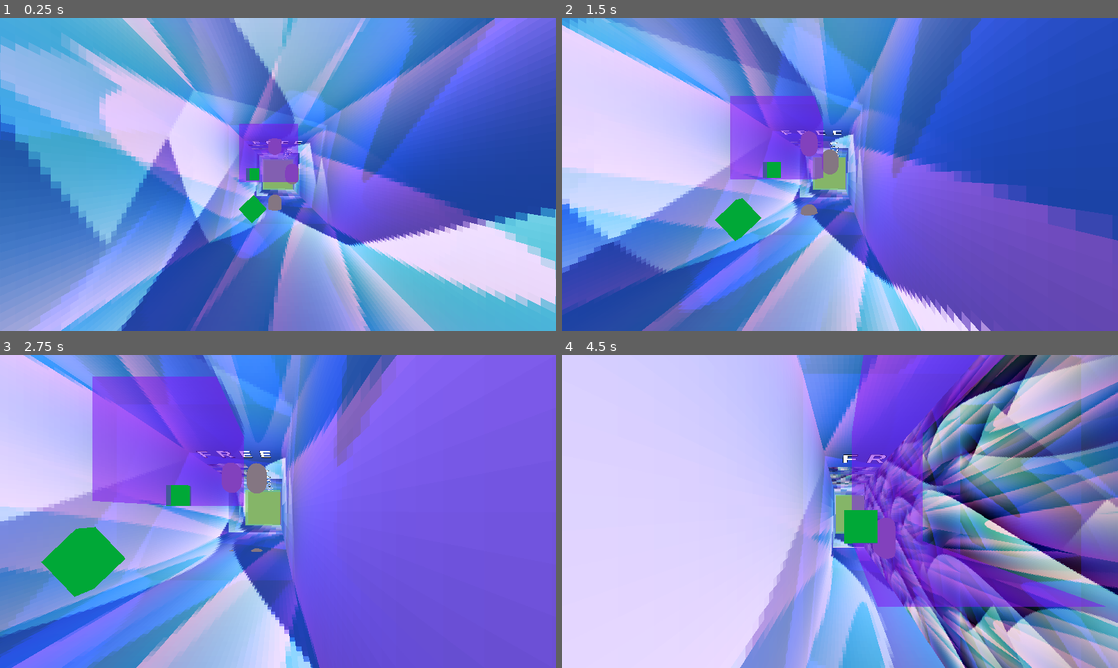
Above: before the commit, frames 1-4 (two rows, left to right).
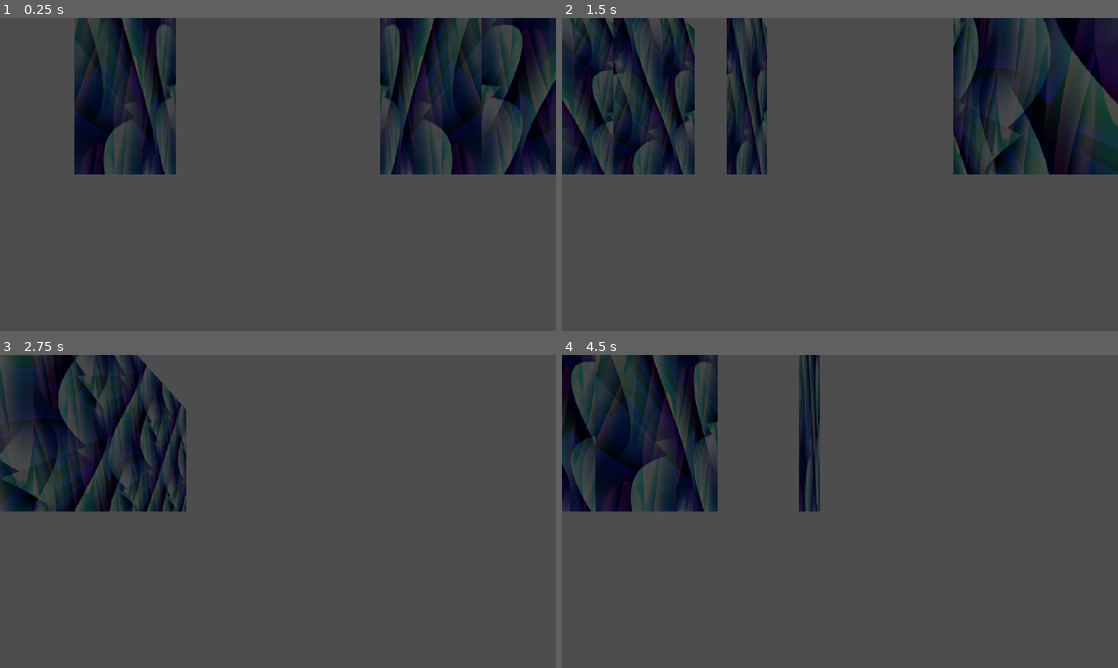
Above: after the commit, the same moments.

Repository: ktosox/GWJ77-Metamorphosis
Game: Godot game, scene res://experimental/tunnel_falling.tscn
The game is run twice, just before and just after one commit, with the same random seed, the same clock (stepped at 60 frames per second) and the same inputs. This scene is started directly instead of the project's main scene.
Inputs (mouse positions are in pixels of both pictures, inside the frame that each line leads up to):
- Up to frame 1 (0.25 s): no input
- Up to frame 2 (1.5 s): tap Enter (ui_accept) at 0.5, 0.77 s; move the mouse to (962, 158) at 0.52 s; press the mouse at (962, 158) at 0.53 s; hold D (Move_Right) 0.53-1.28 s; move the mouse to (728, 190) at 1.27 s; release the mouse at (728, 190) at 1.28 s; hold S (Move_Down) from 1.28 s (still down); right-click (728, 190) at 1.35 s
- Up to frame 3 (2.75 s): tap Enter (ui_accept) at 1.52 s; move the mouse to (333, 442) at 2.02 s; release S (Move_Down) at 2.03 s; press the mouse at (333, 442) at 2.03 s; hold D (Move_Right) from 2.03 s (still down)
- Up to frame 4 (4.5 s): move the mouse to (812, 574) at 2.77 s; release D (Move_Right) at 2.78 s; release the mouse at (812, 574) at 2.78 s; hold W (Move_Up) 2.78-3.53 s; right-click (812, 574) at 2.85 s; click (812, 574) at 2.92 s; tap Enter (ui_accept) at 3.02, 3.77 s; move the mouse to (1006, 558) at 3.52 s; press the mouse at (1006, 558) at 3.53 s; hold A (Move_Left) from 3.53 s (still down); move the mouse to (673, 464) at 4.27 s; release the mouse at (673, 464) at 4.28 s; right-click (673, 464) at 4.35 s

The runs differ from the first frame. In frame 1, 100% of the frame differs, in the area x 0-100%, y 0-100%; in frame 2, 100%; in frame 3, 100%; in frame 4, 100%.

Commit message:
figuring out how grid map works
also made a test camera controller

Diff:
--- /dev/null
+++ b/Game/experimental/test_free_cam.gd
@@ -0,0 +1,12 @@
+extends Camera3D
+
+
+@export var move_speed = 8.0
+
+func _process(delta: float) -> void:
+
+	var input_dir := Input.get_vector("Move_Left", "Move_Right", "Move_Up", "Move_Down")
+	var direction = Vector3(input_dir.x,0,input_dir.y)
+	global_position += direction * delta * move_speed
+
+	pass
--- /dev/null
+++ b/Game/experimental/test_free_cam.tscn
@@ -0,0 +1,11 @@
+[gd_scene load_steps=3 format=3 uid="uid://bkytgrlel38ah"]
+
+[ext_resource type="Script" path="res://experimental/test_free_cam.gd" id="1_duln1"]
+
+[sub_resource type="Environment" id="Environment_ndmsw"]
+ambient_light_color = Color(0.691357, 0.691357, 0.691357, 1)
+
+[node name="TestFreeCam" type="Camera3D"]
+environment = SubResource("Environment_ndmsw")
+current = true
+script = ExtResource("1_duln1")
--- a/Game/level/segments/grid_map_segment.gd
+++ b/Game/level/segments/grid_map_segment.gd
@@ -10,3 +10,20 @@
 # at start an Array of all the un-collapsed spots needs to be created - AKA the Wave
 # then a series of propagations outside the normal flow needs to be completed in order "reduce entropy" for the spots that touch pre-determined tiles
 # then the real fun starts with the loop that begins with "observe" and keeps going till the Wave is empty
+
+var sections = {
+	"north" : [Vector3i(-1,0,3),Vector3i(0,0,3),Vector3i(1,0,3),Vector3i(2,0,3)],
+	"south" : [Vector3i(-2,0,-1),Vector3i(-2,0,0),Vector3i(-2,0,1),Vector3i(-2,0,2)],
+	"west" : [Vector3i(3,0,-1),Vector3i(3,0,0),Vector3i(3,0,1),Vector3i(3,0,2)],
+	"east" : [Vector3i(-1,0,-2),Vector3i(0,0,-2),Vector3i(1,0,-2),Vector3i(2,0,-2)],
+	}
+
+func _ready() -> void:
+	for cell in get_used_cells():
+		set_cell_item(cell,-1)
+	var flip = 3
+	for section in sections:
+		flip += 2
+		for loc in sections[section]:
+			set_cell_item(loc,0,flip)
+	pass
--- a/Game/level/segments/grid_map_segment.tscn
+++ b/Game/level/segments/grid_map_segment.tscn
@@ -1,7 +1,8 @@
-[gd_scene load_steps=6 format=3 uid="uid://cnteqmx04phmf"]
+[gd_scene load_steps=7 format=3 uid="uid://cnteqmx04phmf"]
 
 [ext_resource type="Material" uid="uid://d0r1kmgk2fcla" path="res://level/segments/world2/water_big_material.tres" id="1_rwq7r"]
 [ext_resource type="Script" path="res://level/segments/grid_map_segment.gd" id="2_yvoh8"]
+[ext_resource type="PackedScene" uid="uid://bkytgrlel38ah" path="res://experimental/test_free_cam.tscn" id="3_qedym"]
 
 [sub_resource type="PlaneMesh" id="PlaneMesh_72vwk"]
 material = ExtResource("1_rwq7r")
@@ -18,10 +19,13 @@
 item/0/navigation_layers = 1
 
 [node name="GridMap" type="GridMap"]
+transform = Transform3D(1, 0, 0, 0, 1, 0, 0, 0, 1, 4.46132, -3.01571, -2.86161)
 mesh_library = SubResource("MeshLibrary_5mayi")
 cell_size = Vector3(2, 4, 2)
 data = {
-"cells": PackedInt32Array(65535, 65534, 327680, 65534, 65534, 327680, 65533, 65534, 327680, 65532, 65534, 327680, 65531, 65534, 327680, 0, 2, 65536, 65535, 3, 851968, 65534, 3, 851968, 65533, 3, 851968, 65532, 3, 851968, 65531, 3, 851968, 65530, 2, 589824, 65530, 1, 589824, 65530, 0, 589824, 65530, 65535, 589824, 0, 0, 65536, 0, 1, 65536, 0, 65535, 65536, 65536, 0, 65536, 65536, 1, 65536, 65536, 2, 65536, 65536, 65535, 65536, 131072, 65535, 65536, 131072, 0, 65536, 131072, 1, 65536, 131072, 2, 65536, 196608, 2, 65536, 196608, 0, 65536, 196608, 65535, 65536, 196608, 1, 65536)
+"cells": PackedInt32Array(65535, 65534, 0, 65534, 65534, 0, 65533, 65534, 0, 65532, 65534, 0, 65531, 65534, 327680, 65535, 3, 0, 65534, 3, 0, 65533, 3, 0, 65532, 3, 0, 65531, 3, 0, 65530, 2, 589824, 65530, 1, 0, 65530, 0, 0, 65530, 65535, 0, 0, 1, 0, 65536, 0, 65536, 65536, 1, 65536, 65536, 2, 65536, 65536, 65535, 65536, 131072, 65535, 65536, 131072, 0, 65536, 131072, 1, 65536, 131072, 2, 65536, 196608, 2, 65536, 196608, 0, 65536, 196608, 65535, 65536, 196608, 1, 65536, 0, 65535, 0, 65532, 65535, 0, 65532, 65533, 0, 65533, 65533, 0, 65533, 65535, 0, 65534, 65535, 0, 65534, 0, 0, 65534, 1, 0, 65533, 1, 0, 65532, 1, 0, 65532, 0, 0, 65531, 0, 0, 65530, 65534, 0, 65530, 65533, 0, 65529, 65533, 0, 65529, 65532, 0, 65529, 65534, 0, 65531, 1, 0, 65531, 2, 0, 65534, 2, 0, 65535, 2, 0, 65535, 1, 0, 65535, 0, 0, 65535, 65535, 0, 65535, 65533, 0, 0, 65532, 0, 0, 65533, 0)
 }
 script = ExtResource("2_yvoh8")
 metadata/_editor_floor_ = Vector3(0, 0, 0)
+
+[node name="Camera3D" parent="." instance=ExtResource("3_qedym")]
--- a/Game/level/segments/world2/water_big_material.tres
+++ b/Game/level/segments/world2/water_big_material.tres
@@ -4,6 +4,7 @@
 
 [resource]
 resource_name = "Checker"
+cull_mode = 2
 albedo_texture = ExtResource("1_ijrks")
 emission = Color(1, 0.0901961, 1, 1)
 emission_energy_multiplier = 0.4
